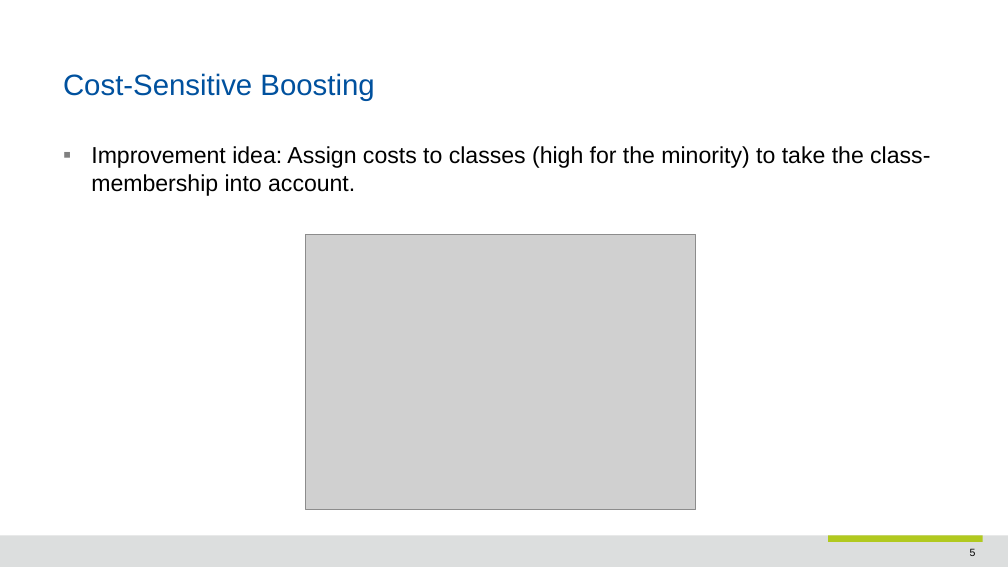
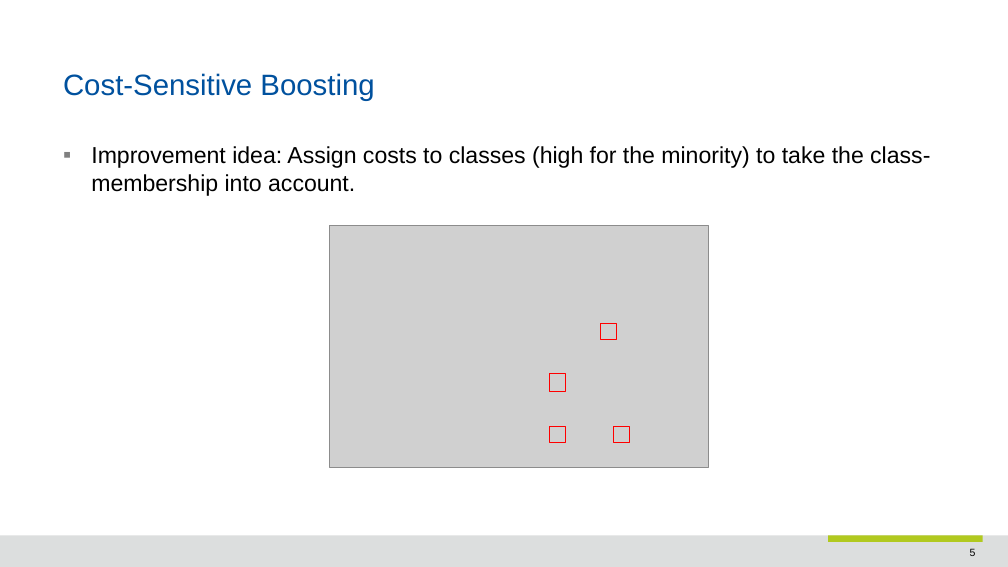
Before and after one commit to hussainkanafani/cost-sensitive-boosting, a slide deck: slide 5 of presentations/Final Presentation.pptx. Drawn at 1008x567 pixels with LibreOffice and Linux fonts; fonts in the diff are those of the drawing; grey boxes stand for pictures; background and template pictures are left out. Boxes give left, top, right and bottom in pixels: in the first picture for what was removed or moved away, otherwise in the second. Text is boxed around its words. In the diff, an @@ line names an element or a change of style, - is before the commit and + after.

Commit message:
images added for presentation

```diff
--- a/presentations/Final Presentation.pptx
+++ b/presentations/Final Presentation.pptx
@@ picture: place and size @@
-picture at box(306, 234, 696, 510)
+picture at box(330, 225, 709, 467)
@@ rectangle added at box(600, 324, 616, 340), outline #FF0000 0.75 pt @@
@@ rectangle added at box(550, 374, 566, 391), outline #FF0000 0.75 pt @@
@@ rectangle added at box(550, 426, 566, 442), outline #FF0000 0.75 pt @@
@@ rectangle added at box(613, 426, 629, 442), outline #FF0000 0.75 pt @@
```
Also in this commit, not shown: 3 other slides changed.
